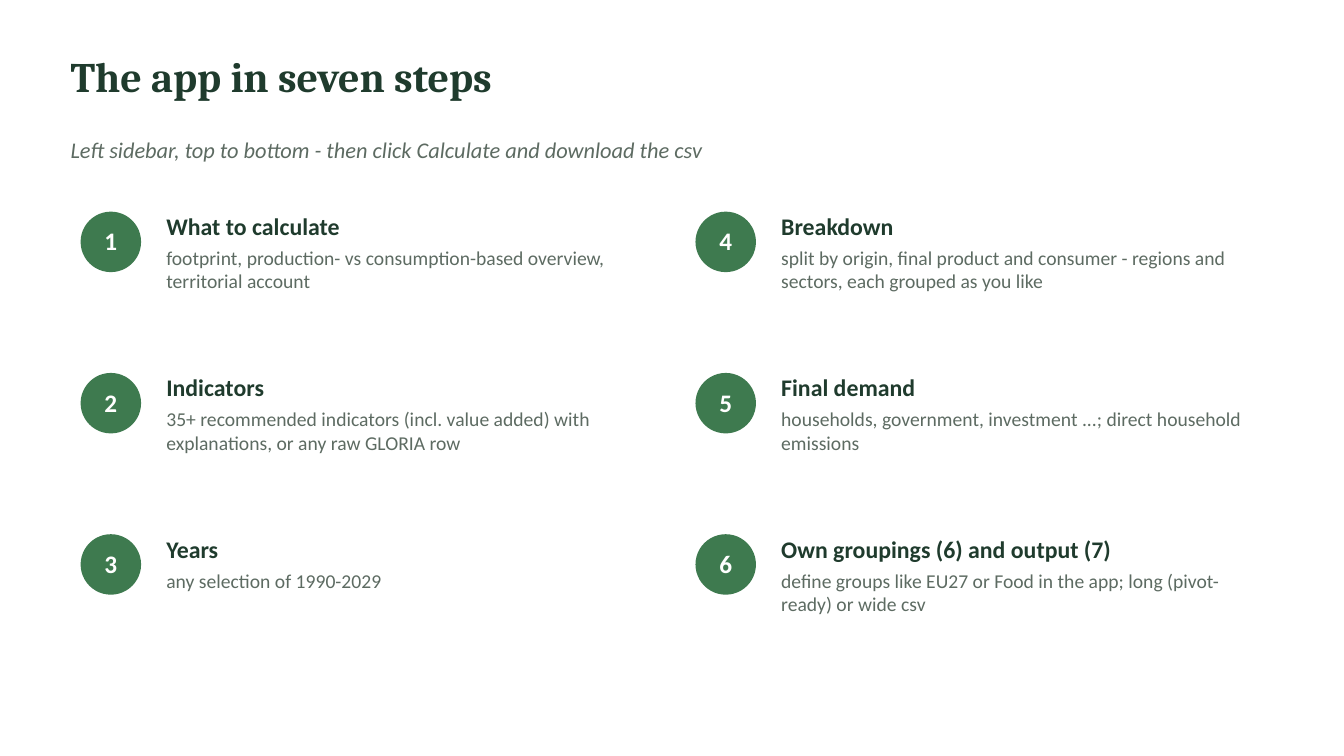
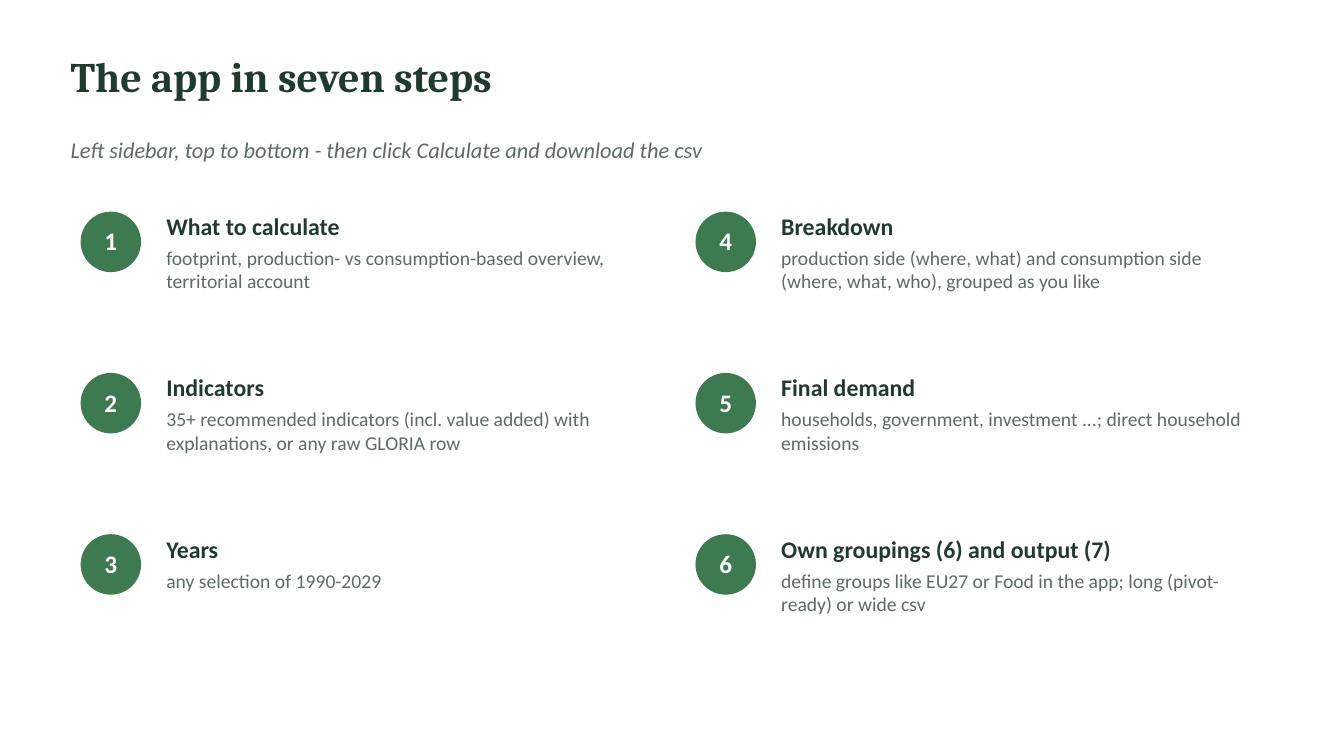
Before and after one commit to Hanspeter85/GLORIApp, a slide deck: slide 7 of docs/GLORIApp_intro.pptx. Drawn at 1344x756 pixels with LibreOffice and Linux fonts; fonts in the diff are those of the drawing. Boxes give left, top, right and bottom in pixels: in the first picture for what was removed or moved away, otherwise in the second. Text is boxed around its words. In the diff, an @@ line names an element or a change of style, - is before the commit and + after.

```diff
--- a/docs/GLORIApp_intro.pptx
+++ b/docs/GLORIApp_intro.pptx
@@ text at bbox=[781, 251, 1201, 292]: text changed @@
-split by origin, final product and consumer - regions and sectors, each grouped as you like
+production side (where, what) and consumption side (where, what, who), grouped as you like
```
Also in this commit, not shown: 1 other slide changed, 12 other files.
